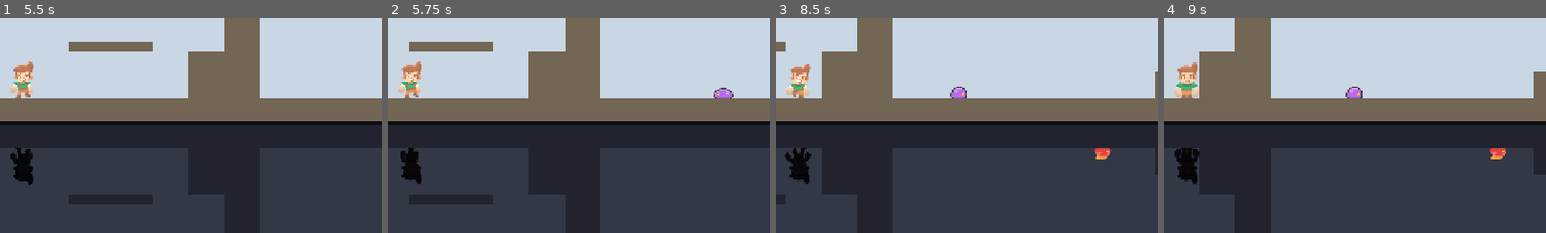
Above: before the commit, frames 1-4 (left to right).
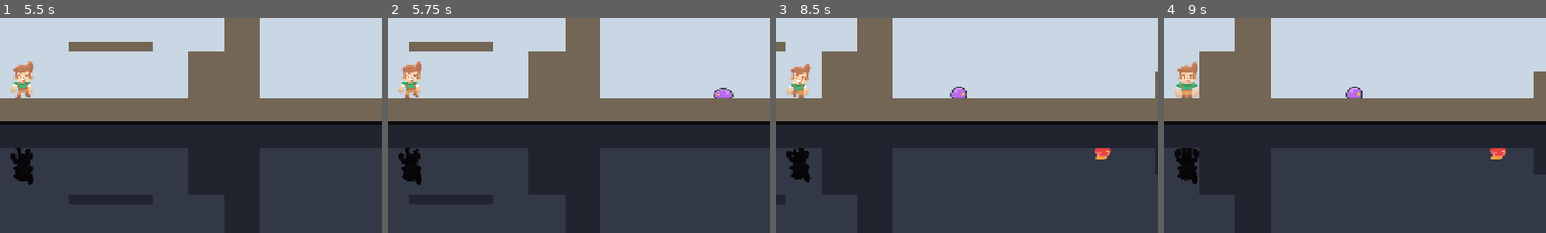
Above: after the commit, the same moments.

Repository: bannzai/kageboshi
Game: Godot game, scene res://scenes/main.tscn
Two runs of this game, one before a commit and one after it. Both use one fixed random seed, a clock stepped at 60 frames per second and the inputs below.
Inputs (mouse positions are % of the whole screen's width and height, from its top left):
- Up to frame 1 (5.5 s): tap Enter (confirm) at 0.5, 1.35 s; move the mouse to (72, 45) at 0.52 s; hold Right (move_right) 0.53-2.03 s; tap J (attack) at 0.6, 5.1 s; click (72, 45) at 0.67 s; tap Space (jump) at 0.77, 1.52, 3.02, 3.77, 4.52 s; move the mouse to (30, 55) at 1.27 s; move the mouse to (60, 28) at 2.02 s; hold Left (move_left) 2.03-2.78 s; hold L (pin_hero) 2.03-2.78 s; move the mouse to (45, 70) at 2.77 s; hold Right (move_right) 2.78-4.28 s; tap K (pin_shadow) at 2.85 s; click (45, 70) at 2.92 s; move the mouse to (80, 65) at 3.52 s; tap I (pull_shadow) at 3.6 s; move the mouse to (20, 35) at 4.27 s; hold Left (move_left) 4.28-5.03 s; tap H at 4.35 s; move the mouse to (55, 50) at 5.02 s; hold Right (move_right) from 5.03 s (still down); click (55, 50) at 5.17 s
- Up to frame 2 (5.75 s): keep holding Right (move_right)
- Up to frame 3 (8.5 s): move the mouse to (35, 25) at 5.77 s; release Right (move_right) at 5.78 s; hold Left (move_left) 5.78-7.28 s; tap Enter (confirm) at 5.85 s; tap Space (jump) at 6.02, 6.77, 7.52 s; move the mouse to (72, 45) at 6.52 s; hold L (pin_hero) 6.53-7.28 s; move the mouse to (30, 55) at 7.27 s; hold Right (move_right) from 7.28 s (still down); tap K (pin_shadow) at 7.35 s; click (30, 55) at 7.42 s; move the mouse to (60, 28) at 8.02 s; tap I (pull_shadow) at 8.1 s
- Up to frame 4 (9 s): keep holding Right (move_right); move the mouse to (45, 70) at 8.77 s; tap H at 8.85 s
The pictures show only the part of the screen within x 47-97%, y 26-76%; the shares and areas given below are measured in that part.

Frame 1 is identical in both runs. In frame 2, 0.2% of the frame differs, in the area x 2-9%, y 60-78%; in frame 3, 0.2%, in the area x 2-10%, y 60-78%; in frame 4, nothing differs.

Commit message:
fix: レビューコメント対応 - 主人公の絵の枚目が進んだ時にも影へ写す
主人公の Body (AnimatedSprite2D) は物理フレームの外 (process) で枚目が進むため、物理フレームごとの
_sync_shadow() だけでは影が次の物理フレームまで前の枚目を描くことがあった。hero.body.frame_changed に
_sync_shadow() をつなぎ、枚目が進んだ時にも影へ写す。integration の見た目の姿の検証で、影が主人公と同じ枚目で
あることも確かめる。

CodeRabbit の指摘 (scripts/main.gd:387、Minor):
主人公のフレーム変更時に影も更新してください。Godot 4.7 の AnimatedSprite2D は NOTIFICATION_INTERNAL_PROCESS で
フレームを進め、フレーム変更時に frame_changed を発行します。_sync_shadow() は物理更新中にのみフレームをコピーする
ため、影が次の物理更新まで前の歩行フレームを表示することがあります。hero.body.frame_changed から _sync_shadow() を
呼び出してください。既存のコピーは、アニメーション変更時の同期のために維持してください。

Diff:
--- a/scripts/dev/integration.gd
+++ b/scripts/dev/integration.gd
@@ -803,14 +803,14 @@
 	_check_body(main, &"idle", true, "着地後")
 
 
-## 主人公の体の見た目が animation の姿で、flipped なら左を・そうでなければ右を向き、影の見た目も同じ姿で同じ向き
-## (反転区間の外)。影の枚目は主人公の再生から物理フレームごとに写すため、描画のフレームとずれ得るので比べない
+## 主人公と影の体の見た目が animation の姿の同じ枚目で、flipped なら左を・そうでなければ右を向く (反転区間の外)
 func _check_body(main: Node2D, animation: StringName, flipped: bool, label: String) -> void:
+	var frame: int = main.get_node("Hero/Body").frame
 	for path: String in ["Hero/Body", "BottomLane/Shadow/Body"]:
 		var body: AnimatedSprite2D = main.get_node(path)
 		_check(
-			body.animation == animation and body.flip_h == flipped,
-			"%s: %s が %s の姿で%sを向く" % [label, path, animation, "左" if flipped else "右"]
+			body.animation == animation and body.flip_h == flipped and body.frame == frame,
+			"%s: %s が %s の姿の %d 枚目で%sを向く" % [label, path, animation, frame, "左" if flipped else "右"]
 		)
 
 
--- a/scripts/main.gd
+++ b/scripts/main.gd
@@ -199,6 +199,8 @@
 	_build_terrain()
 	_build_lights()
 	_sync_shadow()
+	# 主人公の絵は物理フレームの外 (process) で枚目が進むため、進んだ時にも影へ写して描画のずれを無くす
+	hero.body.frame_changed.connect(_sync_shadow)
 	_follow_camera()
 	_update_hud()
 
